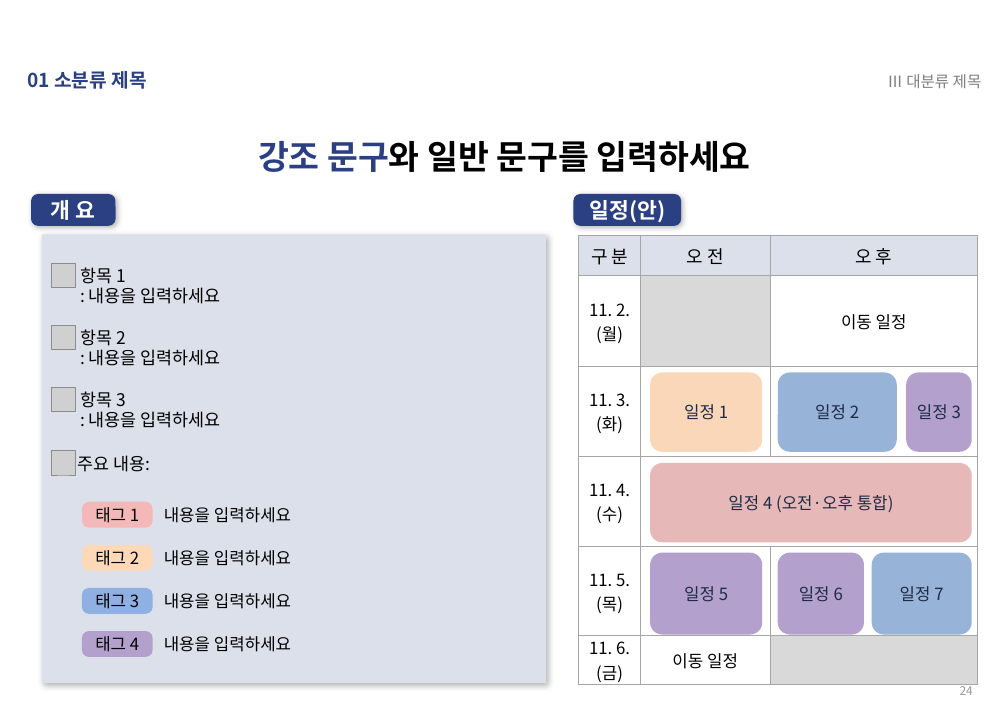
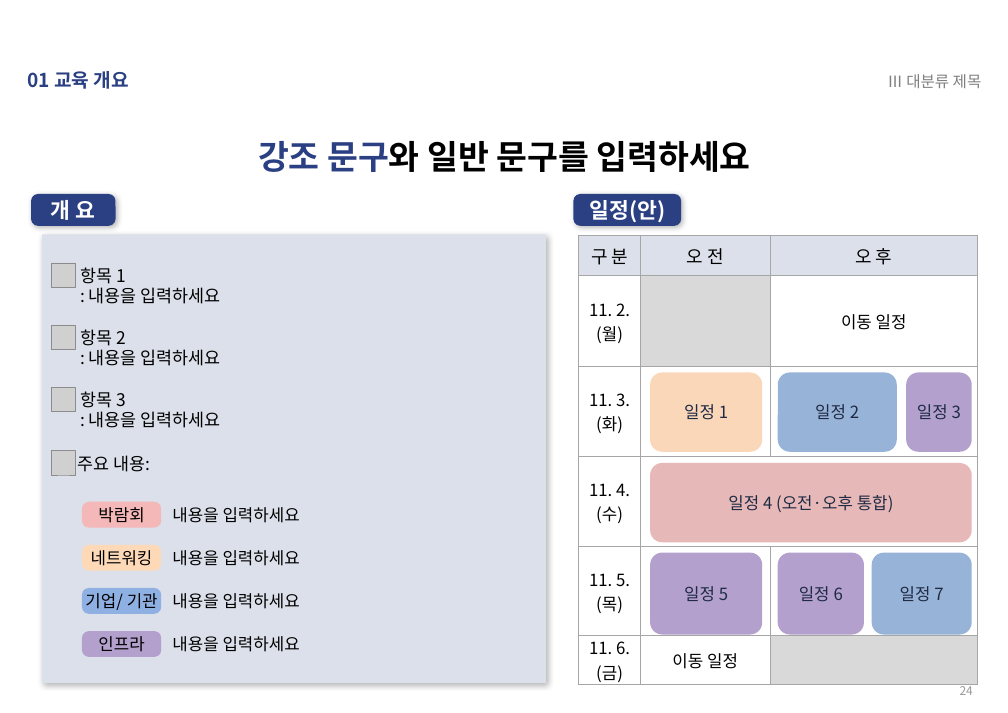
Before and after one commit to jinyor4435/-, a slide deck: slide 24 of 입찰제안서_PPT템플릿_2026SW미래채움.pptx. Drawn at 1008x713 pixels with LibreOffice and Linux fonts; fonts in the diff are those of the drawing; grey boxes stand for pictures. Boxes give left, top, right and bottom in pixels: in the first picture for what was removed or moved away, otherwise in the second. Text is boxed around its words. In the diff, an @@ line names an element or a change of style, - is before the commit and + after.

```diff
--- a/입찰제안서_PPT템플릿_2026SW미래채움.pptx
+++ b/입찰제안서_PPT템플릿_2026SW미래채움.pptx
@@ text at (28,71,129,89): text changed @@
-01 소분류 제목
+01 교육 개요
@@ rounded rectangle "박람회": place and size @@
-rounded rectangle "박람회" at (82,502,153,528)
+rounded rectangle "박람회" at (82,502,161,528)
@@ text in rounded rectangle at (98,507,144,523): text changed @@
-태그 1
+박람회
@@ rounded rectangle "네트워킹": place and size @@
-rounded rectangle "네트워킹" at (82,545,153,571)
+rounded rectangle "네트워킹" at (82,545,161,571)
@@ text in rounded rectangle at (91,550,153,566): text changed @@
-태그 2
+네트워킹
@@ rounded rectangle "기업/ 기관": place and size @@
-rounded rectangle "기업/ 기관" at (82,588,153,614)
+rounded rectangle "기업/ 기관" at (82,588,161,614)
@@ text in rounded rectangle at (85,593,158,610): text changed @@
-태그 3
+기업/ 기관
@@ rounded rectangle "인프라": place and size @@
-rounded rectangle "인프라" at (82,631,153,657)
+rounded rectangle "인프라" at (82,631,161,657)
@@ text in rounded rectangle at (98,636,144,652): text changed @@
-태그 4
+인프라
@@ 4 texts: place and size @@
-4 texts at (164,507,291,652)
+4 texts at (172,507,300,652)
```
Also in this commit, not shown: 41 other slides changed, 13 slides added, 13 slides removed.
